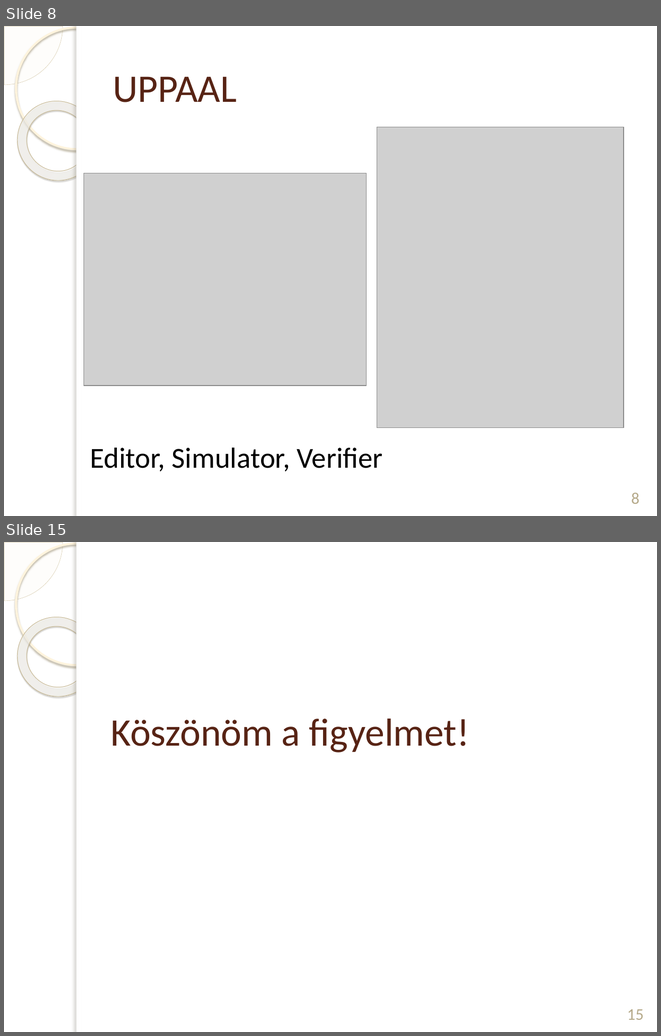
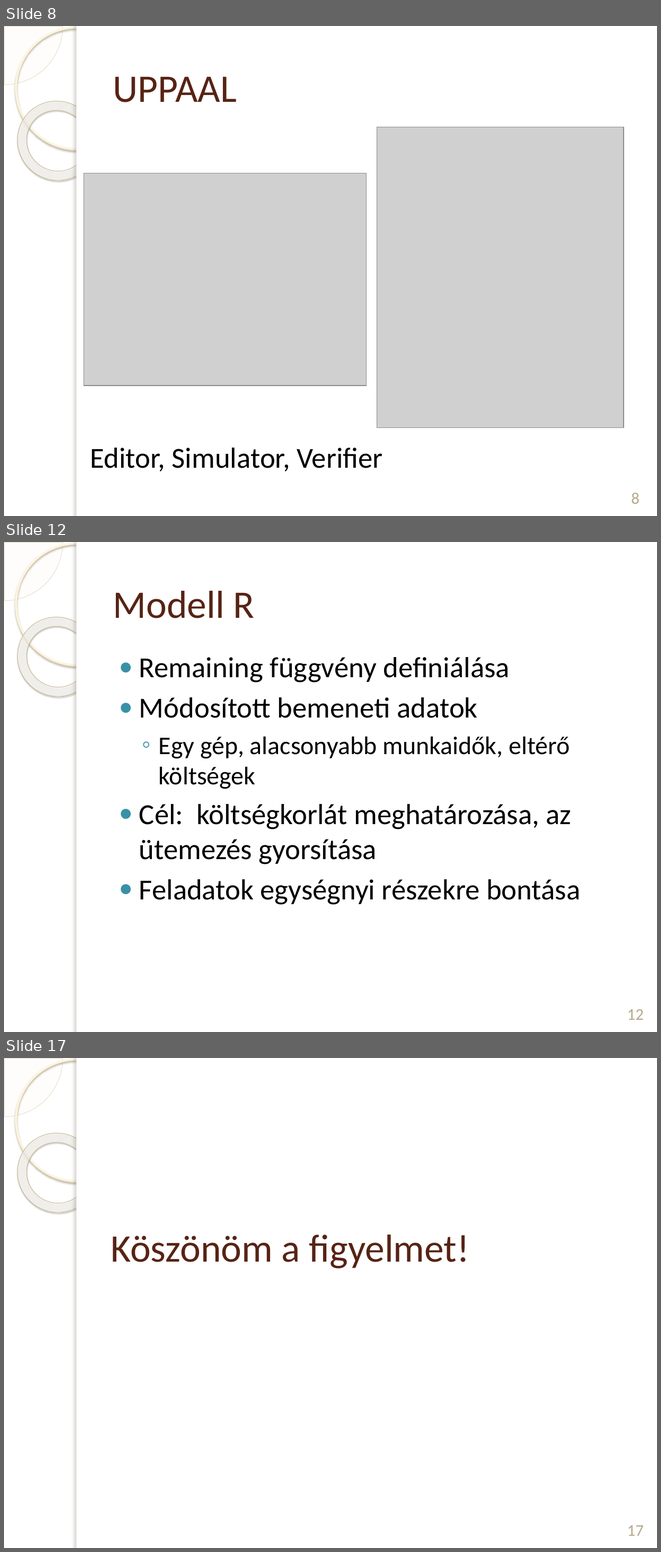
Before and after one commit to DWsbMH/LPTA-SingleStageScheduling, a slide deck: prezentáció/Vida Judit LPTA.pptx. Shown one above the other, each under a label of ours: slides 8 and 15 before the commit, slides 8, 12 and 17 after it; the slides between them are not shown. The pictures are 661x1036 and 661x1552 pixels, drawn with LibreOffice and Linux fonts; fonts in the diff are those of the drawing; grey boxes stand for pictures; background and template pictures are left out. Boxes give left, top, right and bottom in pixels: in the first picture for what was removed or moved away, otherwise in the second. Text is boxed around its words. In the diff, an @@ line names an element or a change of style, - is before the commit and + after.

```diff
--- a/prezentáció/Vida Judit LPTA.pptx
+++ b/prezentáció/Vida Judit LPTA.pptx
@@ slide 12 added at <box>4,542,657,1032</box>, background picture (left out); not listed: 5 template elements that a slide beside it also shows @@
@@ title added at <box>113,591,255,618</box>, 43 pt, text #572314 @@
+Modell R
@@ text added at <box>139,657,580,905</box>, 32 pt, text #000000 @@
+● Remaining függvény definiálása
+● Módosított bemeneti adatok
+  ◦ Egy gép, alacsonyabb munkaidők, eltérő költségek
+  ● Cél: költségkorlát meghatározása, az ütemezés gyorsítása
+  ● Feladatok egységnyi részekre bontása
@@ page number added at <box>627,1009,644,1020</box>, 18 pt, text #B6A98A @@
+12
@@ what was slide 15 is now slide 17 @@
@@ page number at <box>627,1525,644,1536</box>: text changed @@
-15
+17
```
Also in this commit, not shown: 11 slides changed, 1 other slide added.
